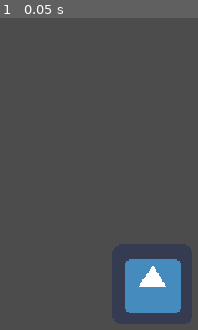
Above: before the commit, frame 1.
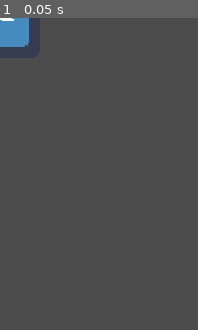
Above: after the commit, the same moment.

Repository: icecoldsprite1/Footballer
Game: Godot game, scene res://World.tscn
The game is run twice, just before and just after one commit, with the same random seed, the same clock (stepped at 60 frames per second) and the same inputs. The engine's default icon, where the game draws it, is replaced by a stand-in: a white triangle on a blue panel in a dark square.
Inputs:
- Up to frame 1 (0.05 s): no input

The runs differ from the first frame. In frame 1, 6.2% of the frame differs, in the area x 0-92%, y 0-95%.

Commit message:
hello test

Diff:
--- /dev/null
+++ b/Player.gd
@@ -0,0 +1,12 @@
+extends KinematicBody2D
+
+const ACCELERATION = 10
+const MAX_SPEED = 100
+const FRICTION = 10
+
+var velocity = Vector2.ZERO
+
+func _physics_process(delta):
+	var input_vector = Vector2.ZERO
+	input_vector.x = Input.get_action_strength("ui_right") - Input.get_action_strength("ui_left")
+	input_vector.y = Input.get_action_strength("ui_right") - Input.get_action_strength("ui_left")
--- a/World.tscn
+++ b/World.tscn
@@ -1,9 +1,12 @@
-[gd_scene load_steps=2 format=2]
+[gd_scene load_steps=3 format=2]
 
 [ext_resource path="res://icon.png" type="Texture" id=1]
+[ext_resource path="res://Player.gd" type="Script" id=2]
 
 [node name="World" type="Node2D"]
 
-[node name="Icon" type="Sprite" parent="."]
-position = Vector2( 122, 213 )
+[node name="Player" type="KinematicBody2D" parent="."]
+script = ExtResource( 2 )
+
+[node name="Sprite" type="Sprite" parent="Player"]
 texture = ExtResource( 1 )
